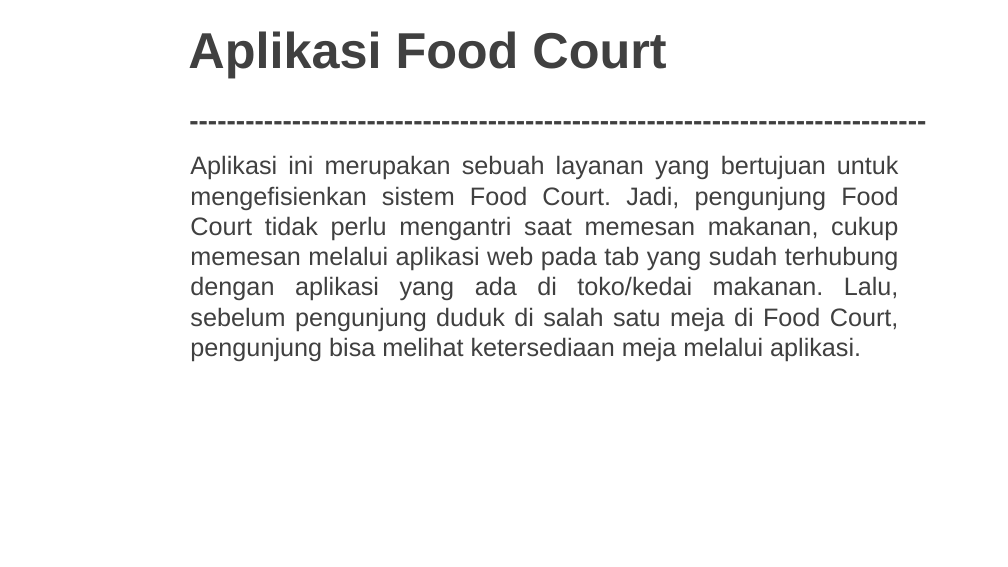
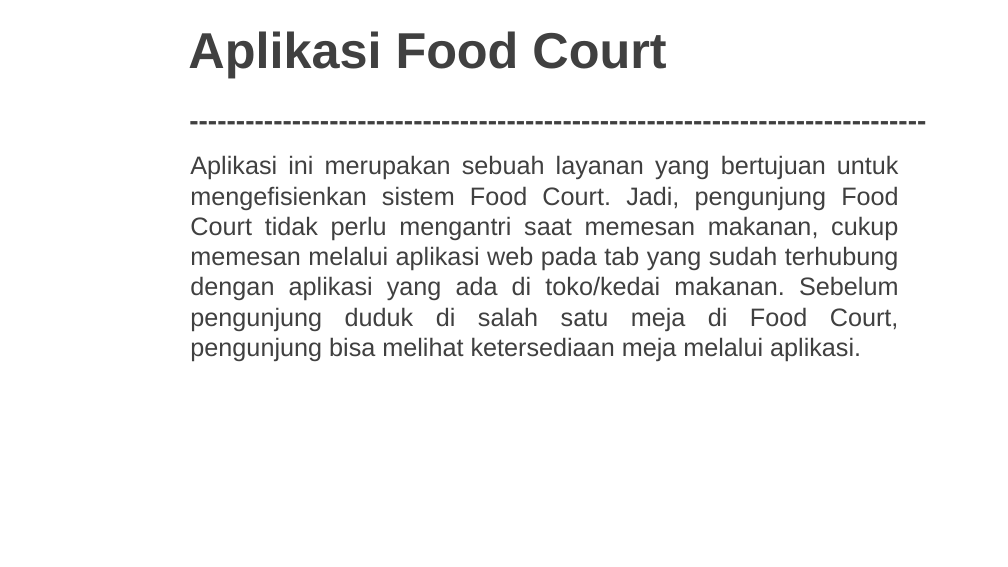
Before and after one commit to regawarp/Repo-Kel2, a slide deck: slide 2 of PROYEK1-Aplikasi Food Court.pptx. Drawn at 1008x567 pixels with LibreOffice and Linux fonts; fonts in the diff are those of the drawing; background and template pictures are left out. Boxes give left, top, right and bottom in pixels: in the first picture for what was removed or moved away, otherwise in the second. Text is boxed around its words. In the diff, an @@ line names an element or a change of style, - is before the commit and + after.

Commit message:
Update PPT
Perbaiki Typo

```diff
--- a/PROYEK1-Aplikasi Food Court.pptx
+++ b/PROYEK1-Aplikasi Food Court.pptx
@@ text at bbox=[190, 155, 899, 362]: text changed @@
-Aplikasi ini merupakan sebuah layanan yang bertujuan untuk mengefisienkan sistem Food Court. Jadi, pengunjung Food Court tidak perlu mengantri saat memesan makanan, cukup memesan melalui aplikasi web pada tab yang sudah terhubung dengan aplikasi yang ada di toko/kedai makanan. Lalu, sebelum pengunjung duduk di salah satu meja di Food Court, pengunjung bisa melihat ketersediaan meja melalui aplikasi.
+Aplikasi ini merupakan sebuah layanan yang bertujuan untuk mengefisienkan sistem Food Court. Jadi, pengunjung Food Court tidak perlu mengantri saat memesan makanan, cukup memesan melalui aplikasi web pada tab yang sudah terhubung dengan aplikasi yang ada di toko/kedai makanan. Sebelum pengunjung duduk di salah satu meja di Food Court, pengunjung bisa melihat ketersediaan meja melalui aplikasi.
```
Also in this commit, not shown: 1 other slide changed, 1 other file.
